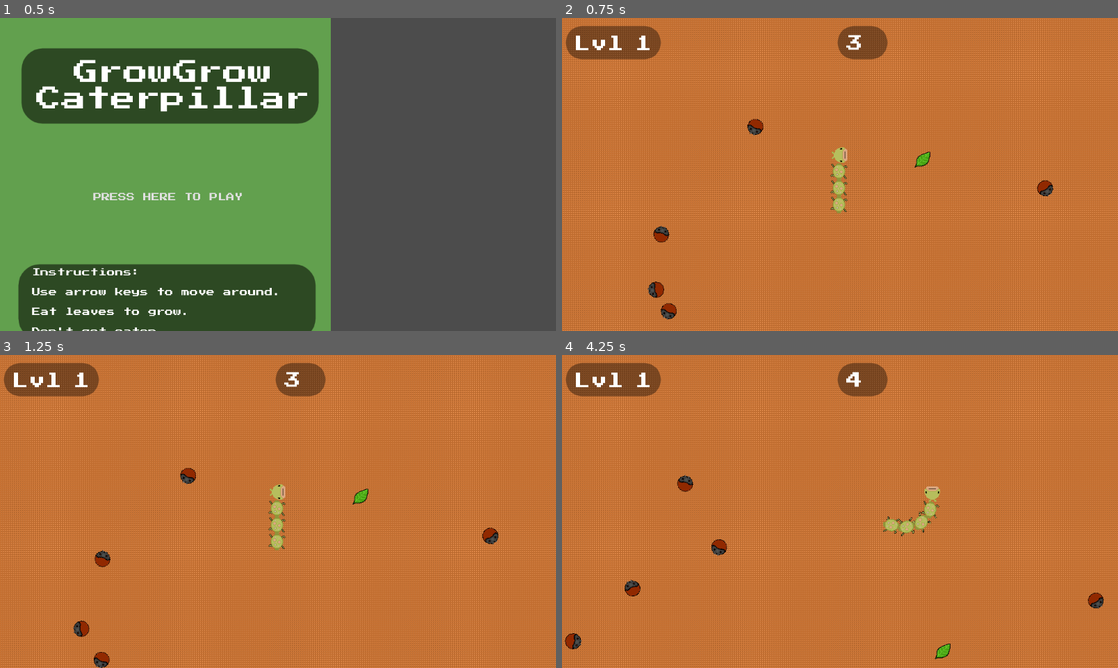
Above: before the commit, frames 1-4 (two rows, left to right).
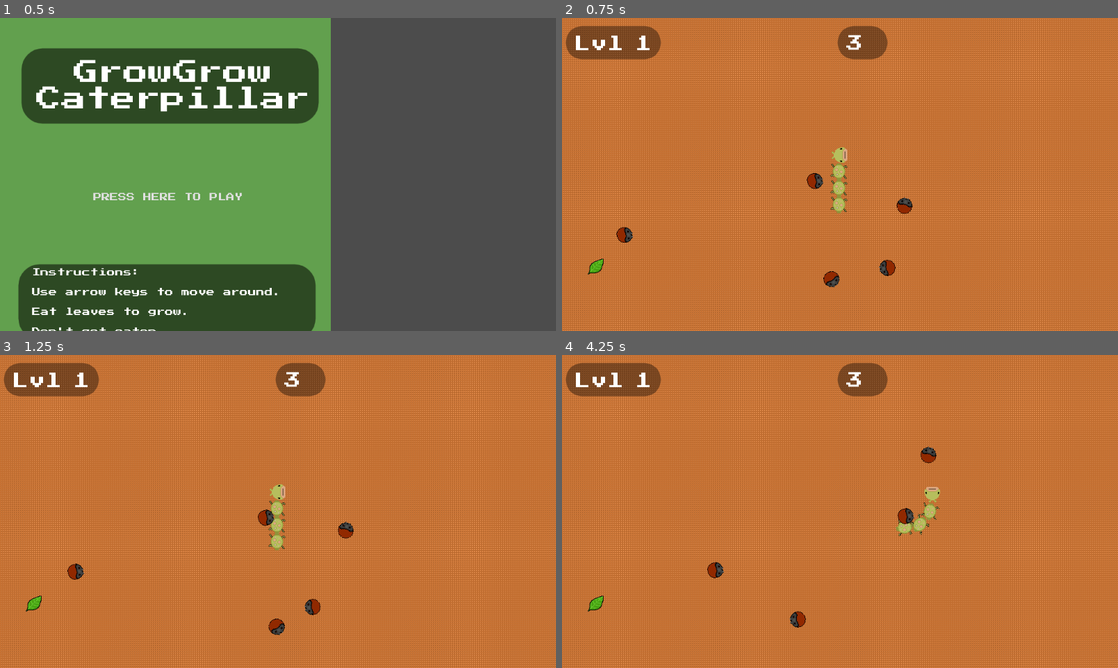
Above: after the commit, the same moments.

Repository: thatnick/grow-grow
Game: Godot game, scene res://scenes/Start.tscn
The game is run twice, just before and just after one commit, with the same random seed, the same clock (stepped at 60 frames per second) and the same inputs.
Inputs:
- Up to frame 1 (0.5 s): no input
- Up to frame 2 (0.75 s): click "PRESS HERE TO PLAY" at 0.5 s
- Up to frame 3 (1.25 s): no input
- Up to frame 4 (4.25 s): hold Right (ui_right) 1.28-2.03 s; hold Down (ui_down) 2.03-2.78 s; hold Right (ui_right) 2.78-3.53 s; hold Up (ui_up) from 3.53 s (still down)

Frame 1 is identical in both runs. In frame 2, 1.4% of the frame differs, in the area x 4-89%, y 32-97%; in frame 3, 1.4%; in frame 4, 1.7%, in the area x 0-98%, y 5-98%.

Commit message:
Add visibility notifier to control whether enemies can pass through walls. Move RNG to Manager.

Diff:
--- a/scenes/Enemy.tscn
+++ b/scenes/Enemy.tscn
@@ -14,3 +14,7 @@
 
 [node name="Sprite" type="Sprite" parent="."]
 texture = ExtResource( 1 )
+
+[node name="VisibilityNotifier2D" type="VisibilityNotifier2D" parent="."]
+
+[connection signal="screen_entered" from="VisibilityNotifier2D" to="." method="_on_VisibilityNotifier2D_screen_entered"]
--- a/scripts/Enemy.gd
+++ b/scripts/Enemy.gd
@@ -5,7 +5,7 @@
 var dir = Vector2()
 
 func _ready():
-	velocity = Vector2(speed, -1).rotated(randi() % int(PI * 2))
+	on_spawn()
 
 func _physics_process(delta):
 	rotation = velocity.angle()
@@ -18,3 +18,11 @@
 
 	if collision:
 		velocity = velocity.bounce(collision.normal)
+
+func _on_VisibilityNotifier2D_screen_entered():
+	pass
+	#$CollisionShape2D.disabled = false
+
+func on_spawn():
+	$CollisionShape2D.disabled = true
+	velocity = Vector2(speed, -1).rotated(randi() % int(PI * 2))
--- a/scripts/Main.gd
+++ b/scripts/Main.gd
@@ -1,15 +1,12 @@
 extends Node
 
+onready var manager = get_node("/root/Manager")
 const NUM_ENEMIES = 5
 const background_size = Vector2(1072, 603)
 const collectable = preload("res://scenes/Collectable.tscn")
 const enemy = preload("res://scenes/Enemy.tscn")
-var rng = RandomNumberGenerator.new()
 
 func _ready():
-	randomize()
-	rng.randomize()
-
 	spawn_collectable()
 	for i in NUM_ENEMIES:
 		spawn_enemy()
@@ -38,6 +35,6 @@
 
 func get_rand_pos():
 	return Vector2(
-		rng.randi_range(32, background_size.x - 32),
-		rng.randi_range(32, background_size.y - 32)
+		manager.rng.randi_range(32, background_size.x - 32),
+		manager.rng.randi_range(32, background_size.y - 32)
 	)
--- a/scripts/Manager.gd
+++ b/scripts/Manager.gd
@@ -1,5 +1,6 @@
 extends Node
 
+var rng = RandomNumberGenerator.new()
 const TAILS = 3
 const GOAL = 5
 const LVLTOTAL = 3
@@ -11,6 +12,10 @@
 #What their win state is.
 #Their difficulty - e.g. freq, type, num of enemies
 var lvl = 1
+
+func _ready():
+	randomize()
+	rng.randomize()
 
 
 func _physics_process(delta):
